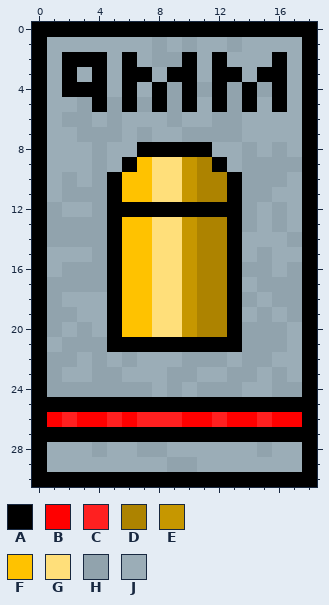
Pixel-art sprite -- assets/9mmmag.png. This is how it looked before the edit.
The file is 19x31 pixels.
Palette (. is transparent): A #000000  B #ff0000  C #ff2020  D #ad8300  E #c69700  F #ffc200  G #ffdf7a  H #91a3ad  J #9badb7
Pixels before, first column x 0:
 0 AAAAAAAAAAAAAAAAAAA
 1 AJJJJJJJHJHJJHJJJJA
 2 AJAAAJAJHHAJAJJJAJA
 3 AJAJAJAAJAAJAAJAAJA
 4 AJAAAJAJAHAHAHAHAJA
 5 AJJHAHAHAHAJAHAJAJA
 6 AJHHJHJJJHJJHHJJJJA
 7 AJJHHHJHJJHHHHJJJJA
 8 AJJJHJJAAAAAJJHJHJA
 9 AJJJHJAFGGEDAJHHHHA
10 AJHJHAFFGGEDDAHHHJA
11 AJHHHAFFGGEDDAHHJJA
12 AHJJHAAAAAAAAAHJHJA
13 AHHHHAFFGGEDDAHJHJA
14 AHHHHAFFGGEDDAJJJHA
15 AJJJHAFFGGEDDAJHJJA
16 AJHHHAFFGGEDDAHHJHA
17 AHHHHAFFGGEDDAJHHHA
18 AHJJJAFFGGEDDAHJHHA
19 AHHJJAFFGGEDDAJHJHA
20 AHJHJAFFGGEDDAHHHJA
21 AJHHHAAAAAAAAAHHHJA
22 AHHJHJHJJJHHHJHHJJA
23 AHJJHHJJJHHJJHHJHJA
24 AHHHHHHHJHJHHHJJHHA
25 AAAAAAAAAAAAAAAAAAA
26 ABCBBCBCCCBBCBBCBBA
27 AAAAAAAAAAAAAAAAAAA
28 AJJJHJJHHJJJJJJHJJA
29 AJJJJJJJJHHJJJJJJJA
30 AAAAAAAAAAAAAAAAAAA
After the commit:
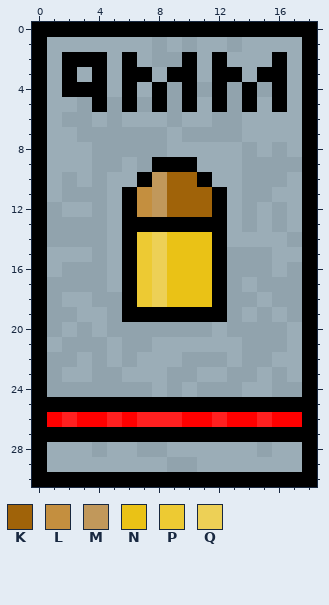
Colours new in this view: K #a06309  L #c48f3f  M #c1985b  N #eac216  P #edca33  Q #edd056
Changes in this commit:
y 7: x 6 J -> H; x 8 J -> H
y 8: x 5..11 JJAAAAA -> HHHHJJJ
y 9: x 5..12 JAFGGEDA -> HJHAAAJJ
y 10: x 5..13 AFFGGEDDA -> JJAMKKAJJ
y 11: x 5..13 AFFGGEDDA -> JALMKKKAJ
y 12: x 5 A -> J; x 7..11 AAAAA -> LMKKK; x 13 A -> J
y 13: x 5..13 AFFGGEDDA -> JAAAAAAAJ
y 14: x 5..13 AFFGGEDDA -> JAPQNNNAJ
y 15: x 5..14 AFFGGEDDAJ -> JAPQNNNAHH
y 16..17: x 5..13 AFFGGEDDA -> JAPQNNNAH
y 18: x 4..13 JAFFGGEDDA -> HHAPQNNNAH
y 19: x 5..13 AFFGGEDDA -> HAAAAAAAH
y 20: x 5..13 AFFGGEDDA -> HHHHHHHJH
y 21: x 5..13 AAAAAAAAA -> JHHJJJJJJ
Pixel boxes of the changes (left, top, right, bottom) in both pictures:
changed: (92, 127, 257, 352)
